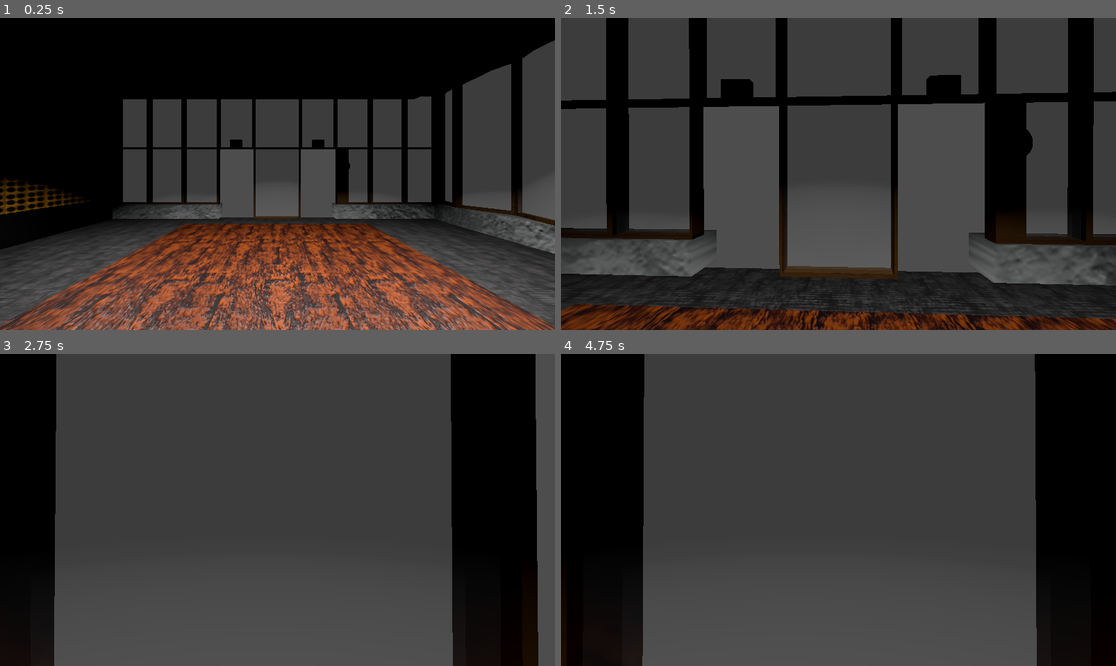
Above: before the commit, frames 1-4 (two rows, left to right).
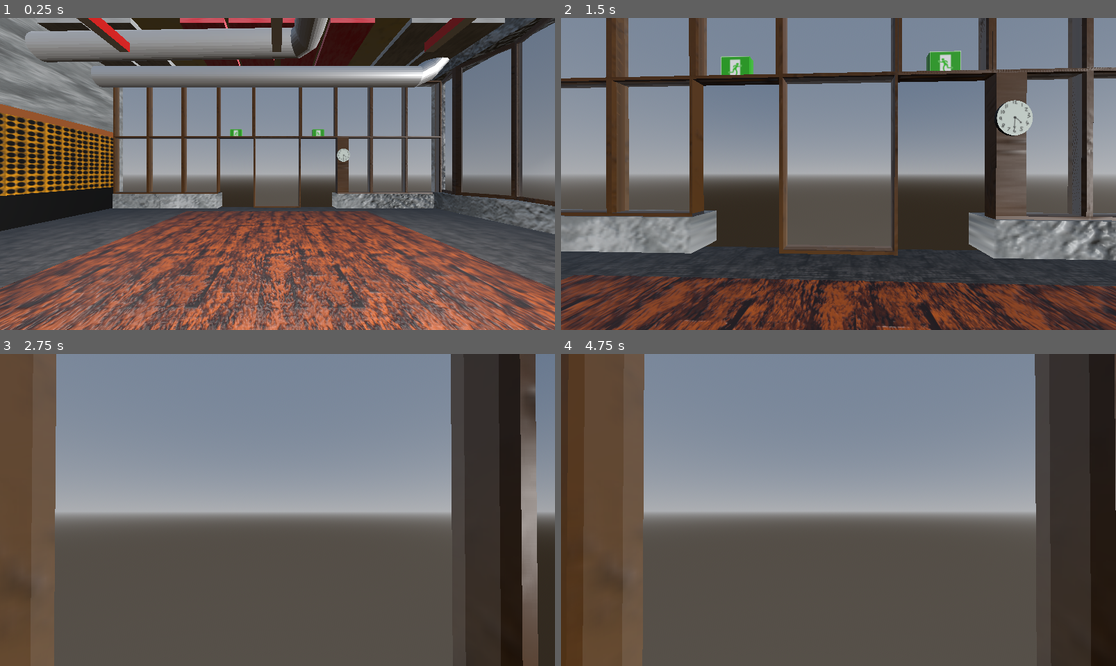
Above: after the commit, the same moments.

Repository: jasonthepenguin/ResolveIt
Game: Godot game, scene res://world.tscn
The game is run twice, just before and just after one commit, with the same random seed, the same clock (stepped at 60 frames per second) and the same inputs.
Inputs (mouse positions are in pixels of both pictures, inside the frame that each line leads up to):
- Up to frame 1 (0.25 s): no input
- Up to frame 2 (1.5 s): tap Enter (ui_accept) at 0.5, 0.77 s; move the mouse to (866, 174) at 0.52 s; hold W (forward) from 0.53 s (still down); move the mouse to (810, 174) at 1.27 s
- Up to frame 3 (2.75 s): keep holding W (forward); tap Enter (ui_accept) at 1.52 s; move the mouse to (288, 503) at 2.02 s
- Up to frame 4 (4.75 s): keep holding W (forward); tap Enter (ui_accept) at 2.75, 3.02, 3.77, 4.52 s; move the mouse to (832, 516) at 2.77 s; move the mouse to (877, 513) at 3.52 s; move the mouse to (794, 506) at 4.27 s

The runs differ from the first frame. In frame 1, 90% of the frame differs, in the area x 0-100%, y 0-100%; in frame 2, 90%; in frame 3, 71%; in frame 4, 71%.

Commit message:
Changing player height
making player smaller so room looks larger and more scale accurate

Diff:
--- a/player.tscn
+++ b/player.tscn
@@ -4,16 +4,18 @@
 [ext_resource type="Script" path="res://camholder.gd" id="2_b6cgn"]
 
 [sub_resource type="CapsuleShape3D" id="CapsuleShape3D_qvgf1"]
+height = 1.5
 
 [node name="CharacterBody3D" type="CharacterBody3D"]
 transform = Transform3D(1, 0, 0, 0, 1, 0, 0, 0, 1, 0.00826931, 1.08348, -0.306024)
 script = ExtResource("1_x2mgq")
 
 [node name="CollisionShape3D" type="CollisionShape3D" parent="."]
+transform = Transform3D(1, 0, 0, 0, 1, 0, 0, 0, 1, 0, -0.315987, 0)
 shape = SubResource("CapsuleShape3D_qvgf1")
 
 [node name="camholder" type="Node3D" parent="."]
-transform = Transform3D(1, 0, 0, 0, 1, 0, 0, 0, 1, 0, 0.579008, 0)
+transform = Transform3D(1, 0, 0, 0, 1, 0, 0, 0, 1, 0.000118136, 0.157987, -4.05312e-05)
 script = ExtResource("2_b6cgn")
 
 [node name="Camera3D" type="Camera3D" parent="camholder"]
--- a/world.tscn
+++ b/world.tscn
@@ -1,7 +1,16 @@
-[gd_scene load_steps=3 format=3 uid="uid://n62f3tl150r0"]
+[gd_scene load_steps=6 format=3 uid="uid://n62f3tl150r0"]
 
 [ext_resource type="PackedScene" uid="uid://bqu44ul337erb" path="res://room.tscn" id="1_6tnus"]
 [ext_resource type="PackedScene" uid="uid://bbycv2d86pfv8" path="res://player.tscn" id="2_4b5vs"]
+
+[sub_resource type="ProceduralSkyMaterial" id="ProceduralSkyMaterial_7o4bf"]
+
+[sub_resource type="Sky" id="Sky_410ox"]
+sky_material = SubResource("ProceduralSkyMaterial_7o4bf")
+
+[sub_resource type="Environment" id="Environment_5nbtb"]
+background_mode = 2
+sky = SubResource("Sky_410ox")
 
 [node name="Node3D" type="Node3D"]
 
@@ -9,3 +18,9 @@
 
 [node name="CharacterBody3D" parent="." instance=ExtResource("2_4b5vs")]
 transform = Transform3D(1, 0, 0, 0, 1, 0, 0, 0, 1, 0.00826931, 1.47657, -0.306024)
+
+[node name="WorldEnvironment" type="WorldEnvironment" parent="."]
+environment = SubResource("Environment_5nbtb")
+
+[node name="DirectionalLight3D" type="DirectionalLight3D" parent="."]
+transform = Transform3D(0.510258, 0, 0.860022, 0, 1, 0, -0.860022, 0, 0.510258, 0, 3.30203, -0.535959)
